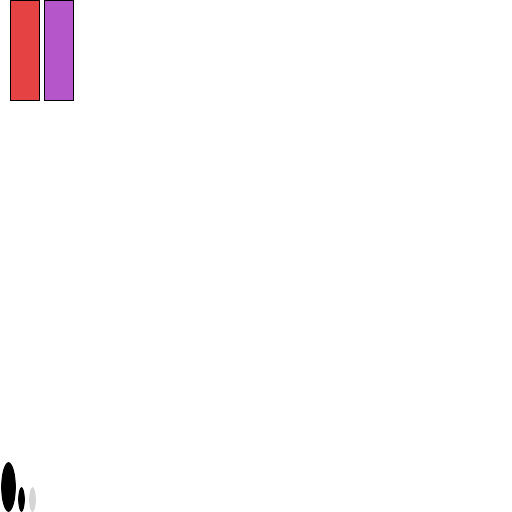
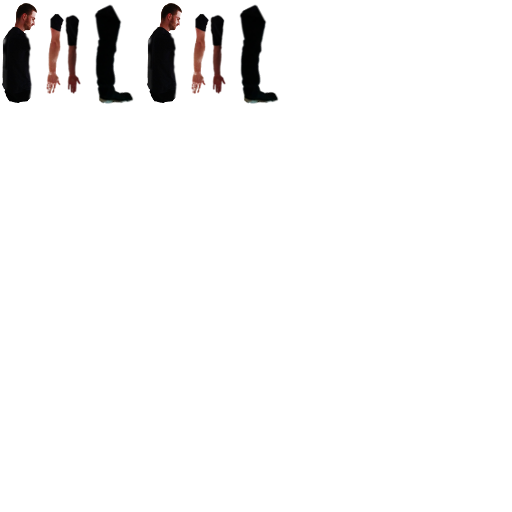
Revision of a layered 512px x 512px image; what changed, layer by layer:
renamed "Floated Layer" to "actual_character", painted on it over [2, 0, 134, 104]
renamed "character" to "book_character", painted on it over [1, 0, 279, 512]
